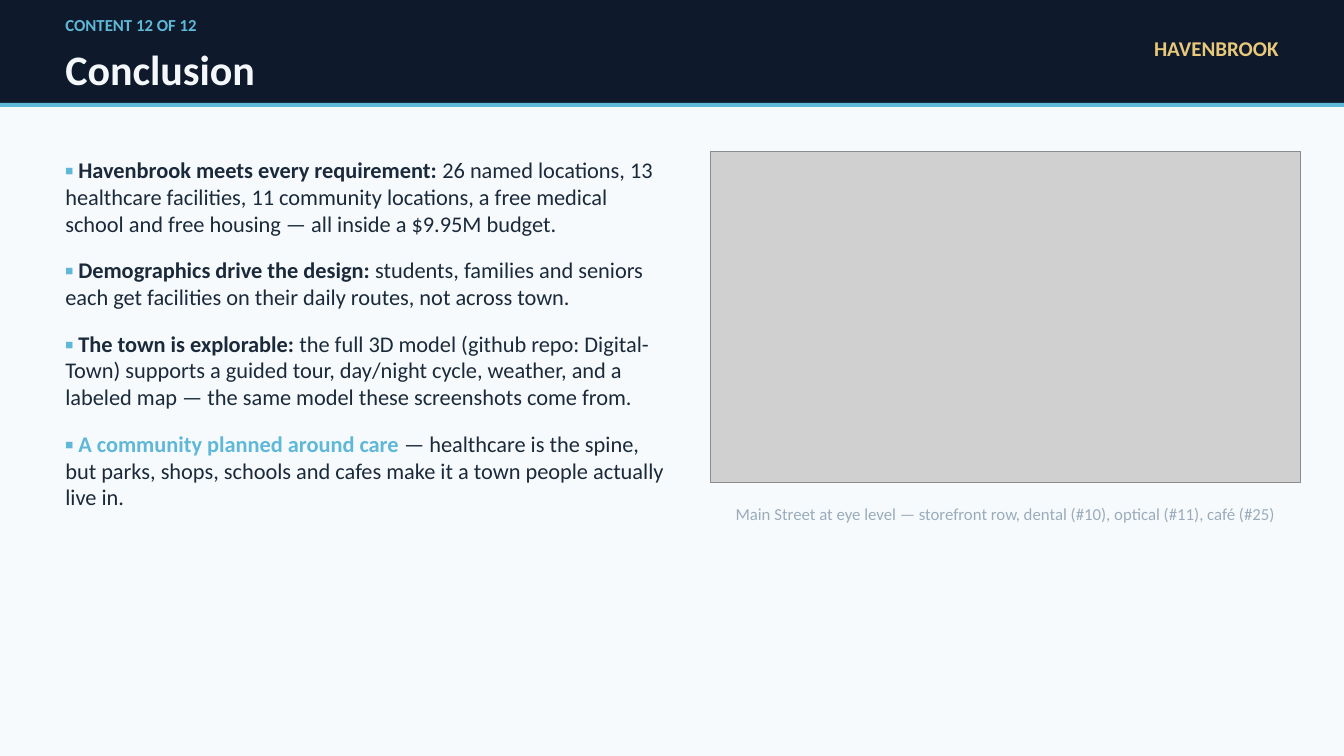
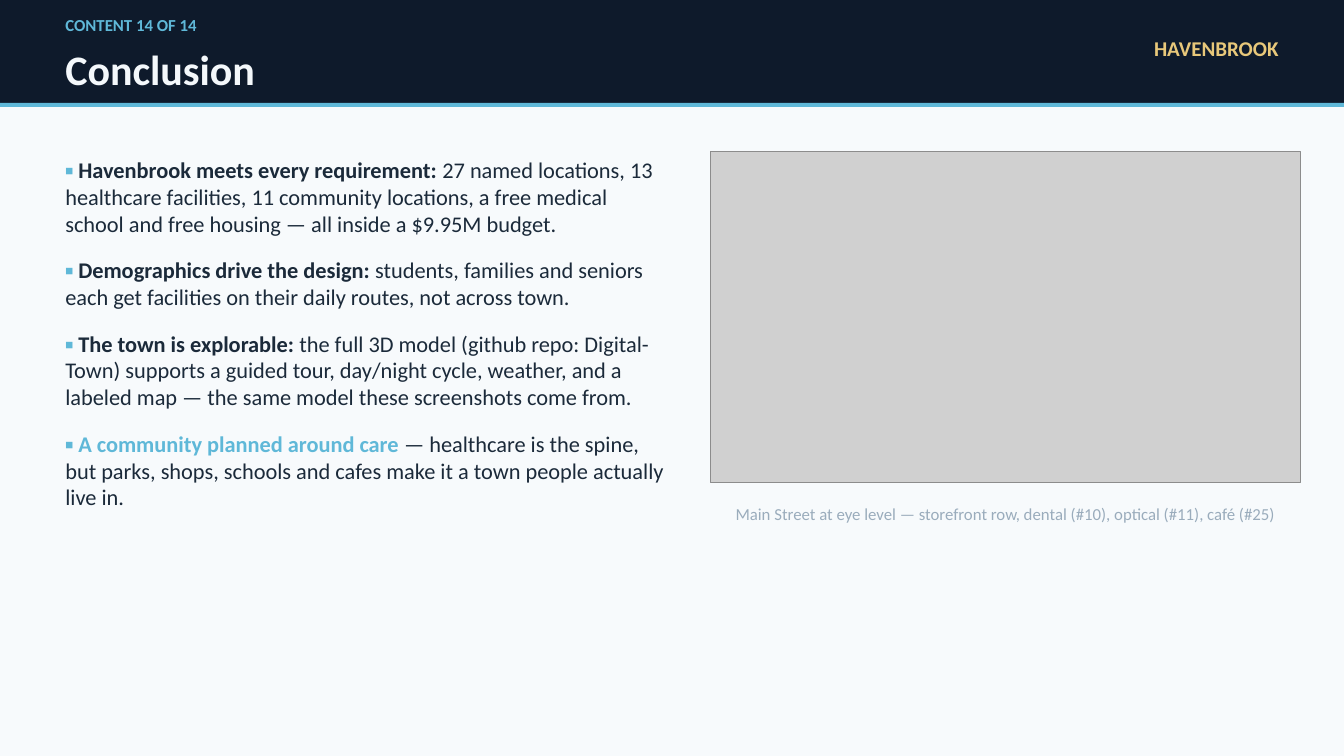
Before and after one commit to dev-abhinavmishra/Digital-Town, a slide deck: slide 15 of Havenbrook_Our_Town_Healthcare_Project.pptx (slide 13 before the commit). Drawn at 1344x756 pixels with LibreOffice and Linux fonts; fonts in the diff are those of the drawing; grey boxes stand for pictures. Boxes give left, top, right and bottom in pixels: in the first picture for what was removed or moved away, otherwise in the second. Text is boxed around its words. In the diff, an @@ line names an element or a change of style, - is before the commit and + after.

```diff
--- a/Havenbrook_Our_Town_Healthcare_Project.pptx
+++ b/Havenbrook_Our_Town_Healthcare_Project.pptx
@@ text at (65, 20, 197, 31): text changed @@
-CONTENT 12 OF 12
+CONTENT 14 OF 14
@@ text at (65, 162, 653, 236): text changed @@
-▪ Havenbrook meets every requirement: 26 named locations, 13 healthcare facilities, 11 community locations, a free medical school and free housing — all inside a $9.95M budget.
+▪ Havenbrook meets every requirement: 27 named locations, 13 healthcare facilities, 11 community locations, a free medical school and free housing — all inside a $9.95M budget.
```
Also in this commit, not shown: 11 other slides changed, 2 slides added, 7 other files.
